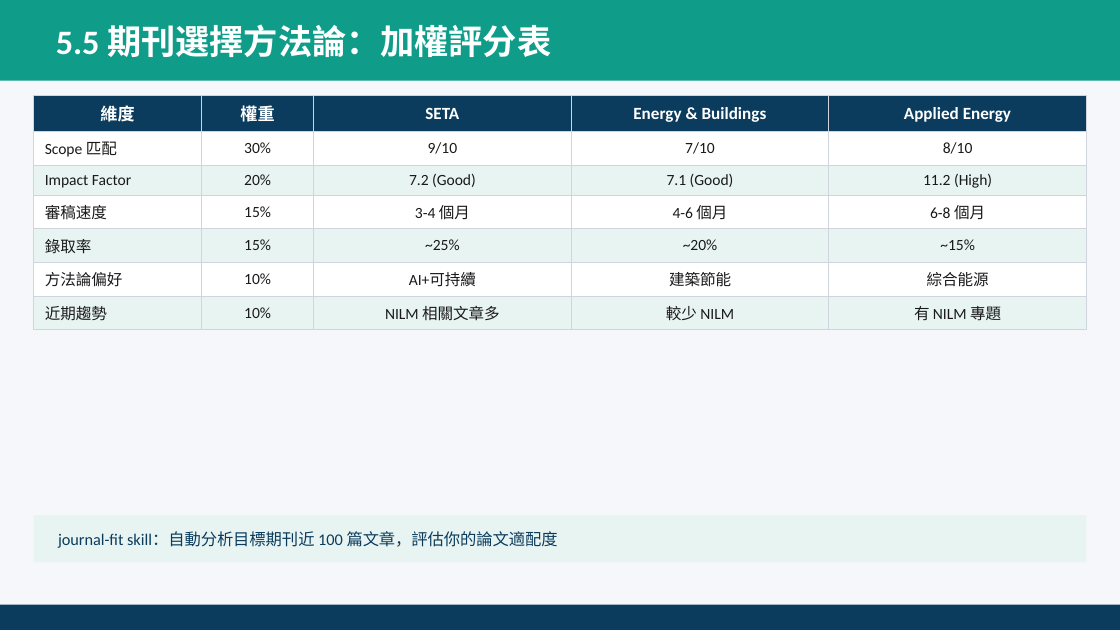
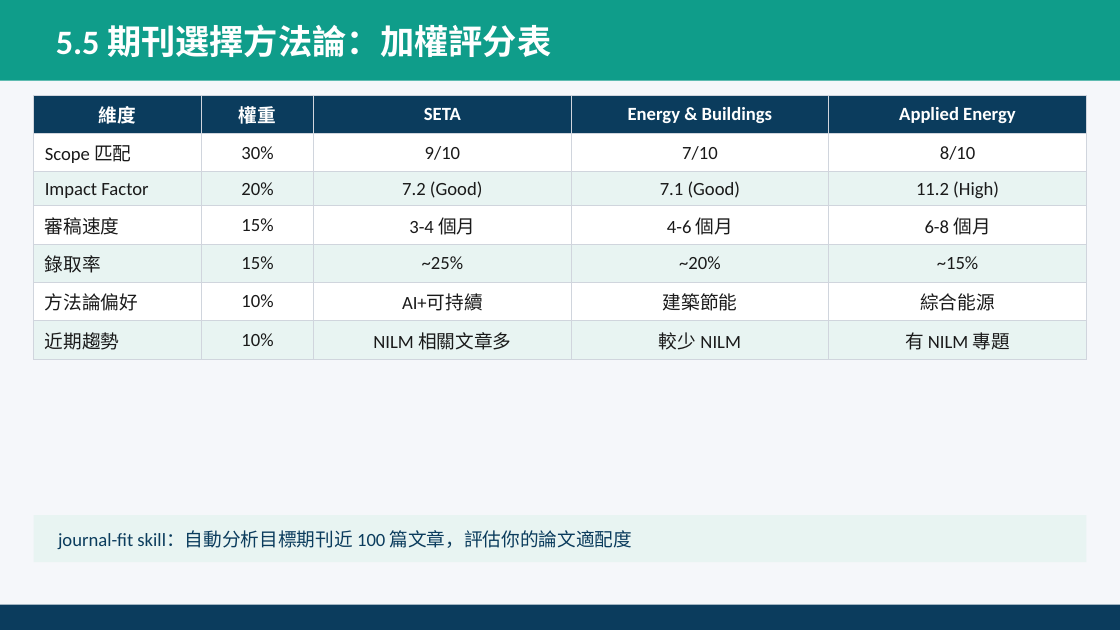
Before and after one commit to ai-cooperation/paperlab, a slide deck: slide 77 of dist/Day2_Full_AI研究進階.pptx (slide 63 before the commit). Drawn at 1120x630 pixels with LibreOffice and Linux fonts; fonts in the diff are those of the drawing. Boxes give left, top, right and bottom in pixels: in the first picture for what was removed or moved away, otherwise in the second. Text is boxed around its words. In the diff, an @@ line names an element or a change of style, - is before the commit and + after.

```diff
--- a/dist/Day2_Full_AI研究進階.pptx
+++ b/dist/Day2_Full_AI研究進階.pptx
@@ table at <box>34,95,1086,354</box> @@
@@ size 11 to 12 pt in "維度", "權重", "SETA", "Energy & Buildings" and 1 more places @@
@@ size 10 to 12 pt in "Scope 匹配", "30%", "9/10", "7/10" and 26 more places @@
@@ text "journal-fit skill：自動分析目標期刊近 100 篇文章，評估你的論文適配度" at <box>58,530,633,549</box>: size 10.5 to 12 pt @@
```
Also in this commit, not shown: 55 other slides changed, 14 slides added, 15 other files.
